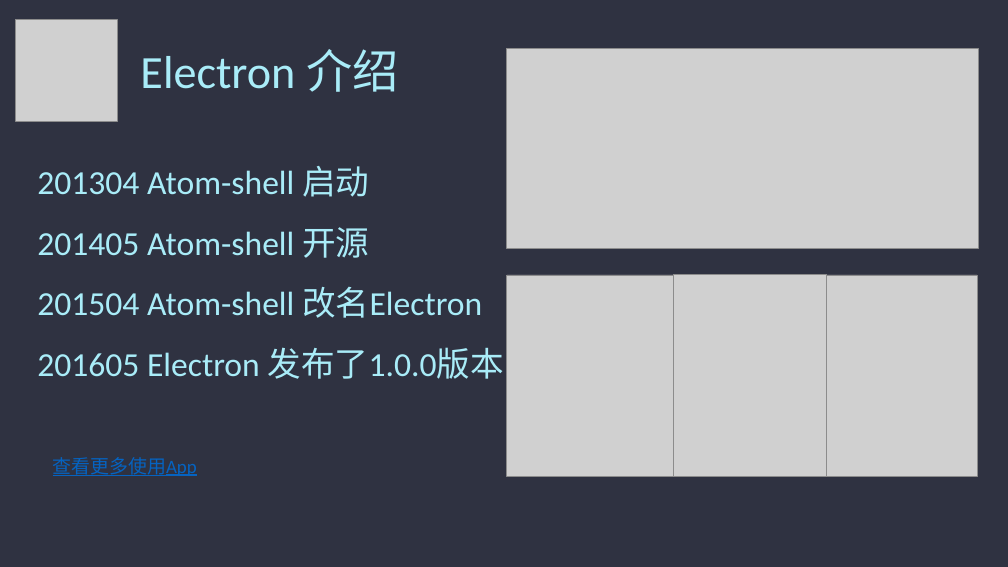
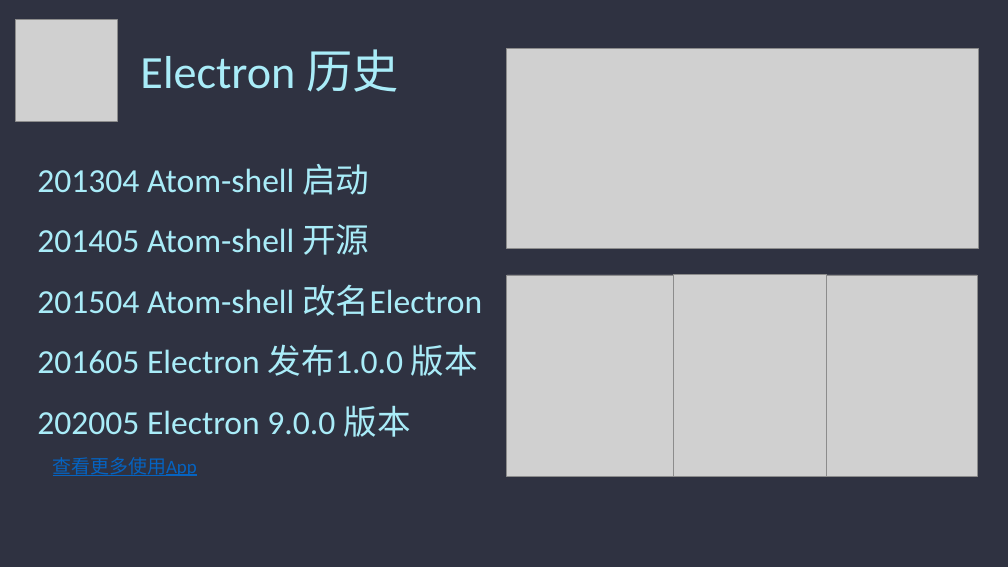
Before and after one commit to admiral20/electron-quick-start, a slide deck: slide 4 of ppt/electron.pptx. Drawn at 1008x567 pixels with LibreOffice and Linux fonts; fonts in the diff are those of the drawing; grey boxes stand for pictures. Boxes give left, top, right and bottom in pixels: in the first picture for what was removed or moved away, otherwise in the second. Text is boxed around its words. In the diff, an @@ line names an element or a change of style, - is before the commit and + after.

```diff
--- a/ppt/electron.pptx
+++ b/ppt/electron.pptx
@@ text at bbox=[140, 49, 398, 92]: text changed @@
-Electron 介绍
+Electron 历史
@@ text at bbox=[37, 344, 478, 437]: text changed @@
-201605 Electron 发布了1.0.0版本
+201605 Electron 发布1.0.0 版本
+202005 Electron 9.0.0 版本
```
Also in this commit, not shown: 10 other slides changed, 1 other file.
